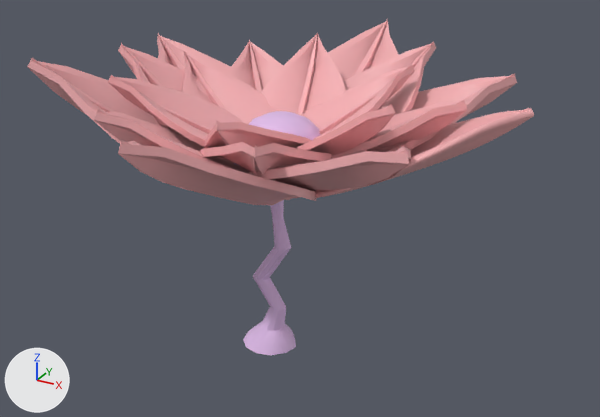
An edit to the Blender file Assets/Models/blender files/Flower.blend, drawn before and after from the same camera.
Rendered twice from a camera (50 mm lens) standing at (3.12, -5.17, 3.88) and looking at (0.26, 0.02, 1.29). Lighting does not change. The marker at lower left points along +X, +Y and +Z.
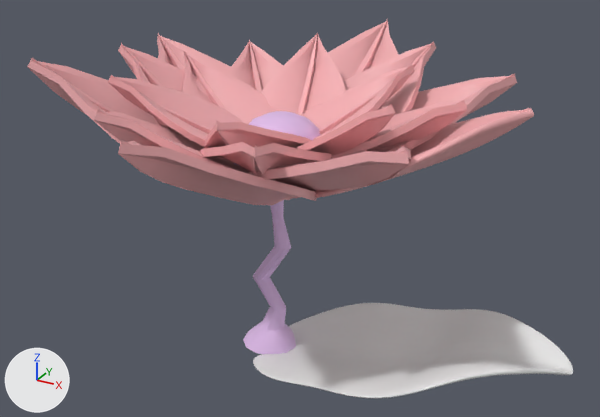
Boxes [x1, y1, x2, y2] around the edits, measured in the pictures (600 x 417 px):
'petal', added: after [253, 303, 573, 398]

The change in detail:
Mesh me_plane is new.
It has 90 vertices, 88 faces and spans x -1.39..1.71, y -0.84..0.84, z -0.14..0.28.
Object 'petal' (ob_petal) is new; it shows me_plane.
Its location is (1.065, 0.0, 0.19).
Its rotation in degrees is (0, -12, 0).
Its scale is (0.85, 0.85, 0.85).
It gains a SUBSURF modifier named 'Subdivision'.
It gains a ARRAY modifier named 'Array'.
Modifier setting: count = 1.
Modifier setting: use_object_offset = True.
Modifier setting: offset_object = ob_empty.
Object 'Empty' (ob_empty) is new.
Its location is (0.0, 0.0, 0.0).
Its rotation in degrees is (0, 0, 34).
